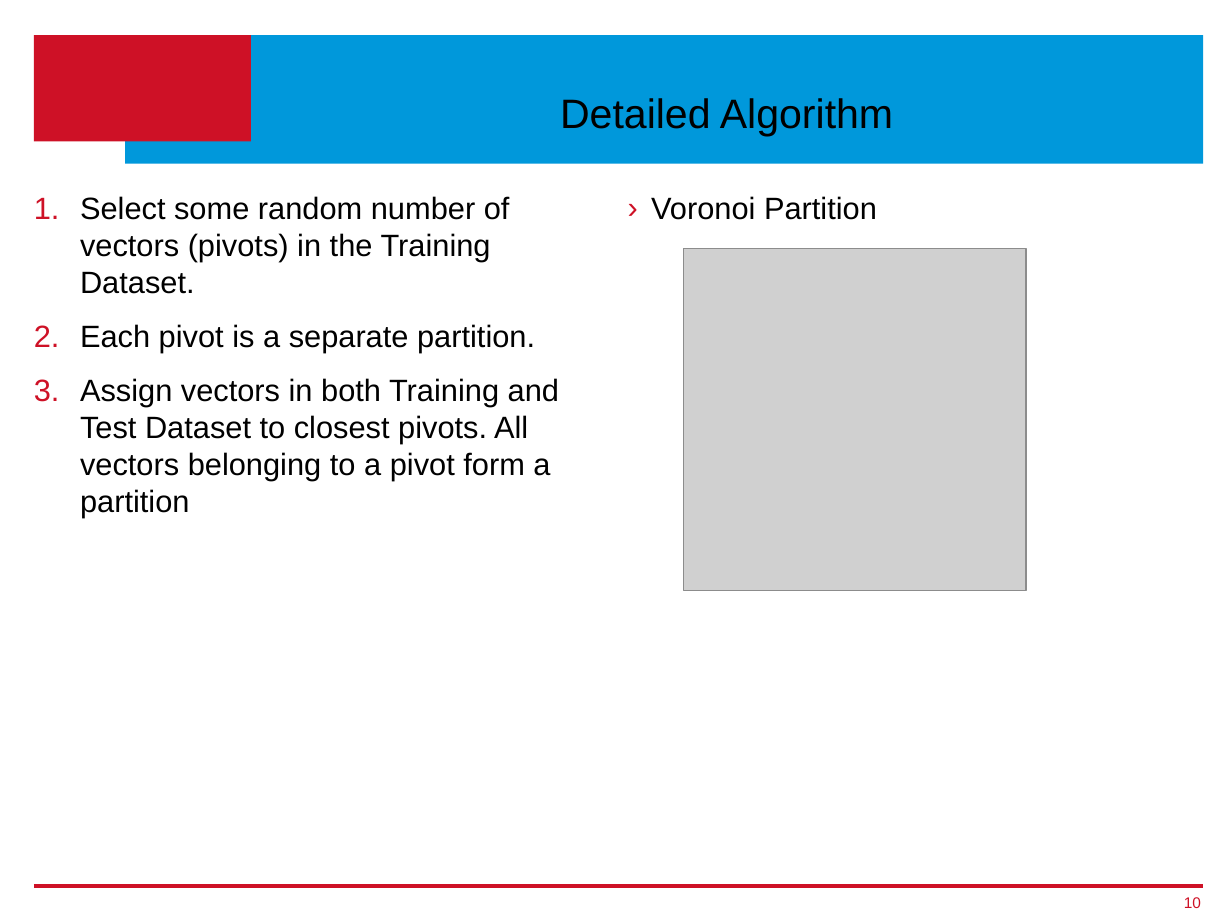
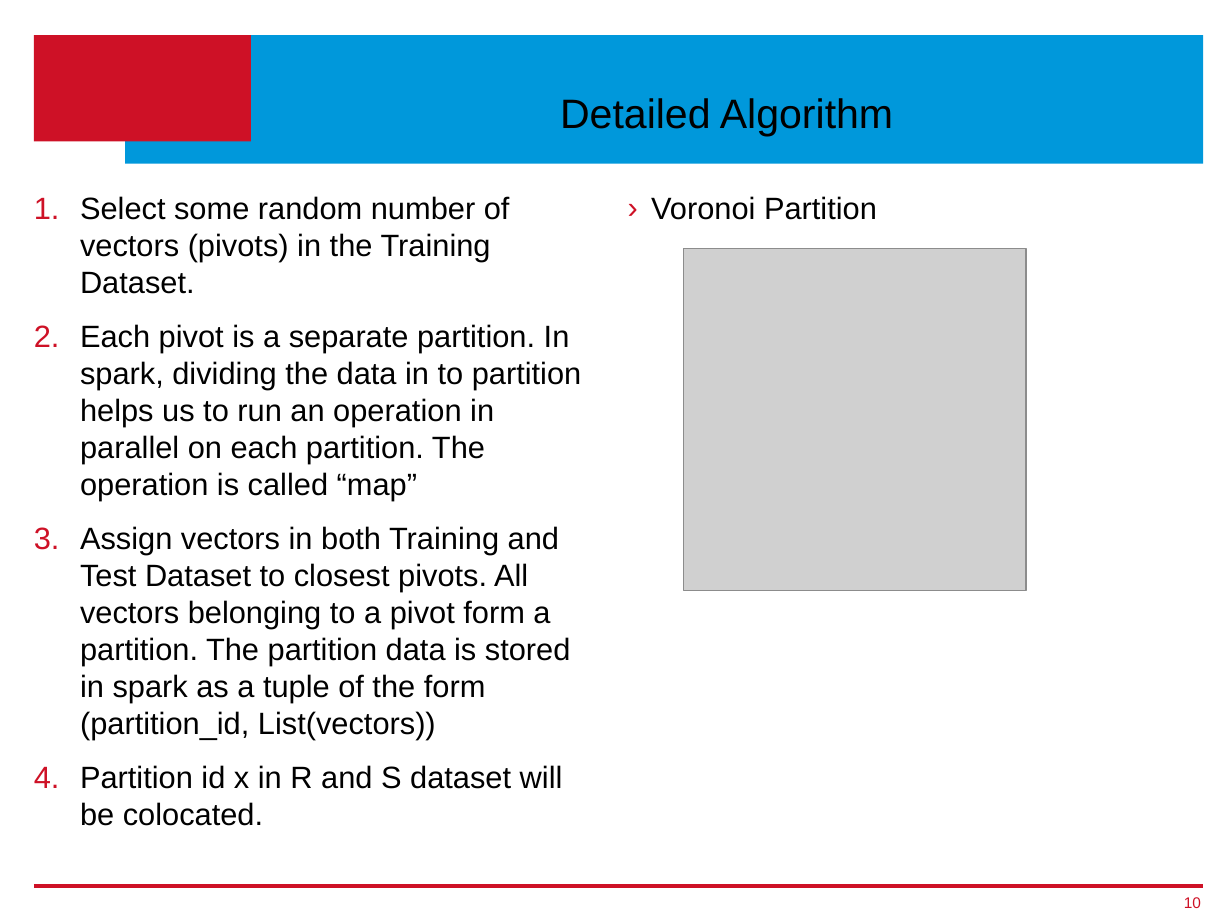
Before and after one commit to ageekymonk/syduni_ms_report, a slide deck: slide 10 of Thesis-Presentation_v1.pptx. Drawn at 1232x924 pixels with LibreOffice and Linux fonts; fonts in the diff are those of the drawing; grey boxes stand for pictures; background and template pictures are left out. Boxes give left, top, right and bottom in pixels: in the first picture for what was removed or moved away, otherwise in the second. Text is boxed around its words. In the diff, an @@ line names an element or a change of style, - is before the commit and + after.

Commit message:
Latest Version

```diff
--- a/Thesis-Presentation_v1.pptx
+++ b/Thesis-Presentation_v1.pptx
@@ text at (80,324,582,826): text changed @@
-2. Each pivot is a separate partition.
-3. Assign vectors in both Training and Test Dataset to closest pivots. All vectors belonging to a pivot form a partition
+2. Each pivot is a separate partition. In spark, dividing the data in to partition helps us to run an operation in parallel on each partition. The operation is called “map”
+3. Assign vectors in both Training and Test Dataset to closest pivots. All vectors belonging to a pivot form a partition. The partition data is stored in spark as a tuple of the form (partition_id, List(vectors))
+4. Partition id x in R and S dataset will be colocated.
```
Also in this commit, not shown: 4 other slides changed.
